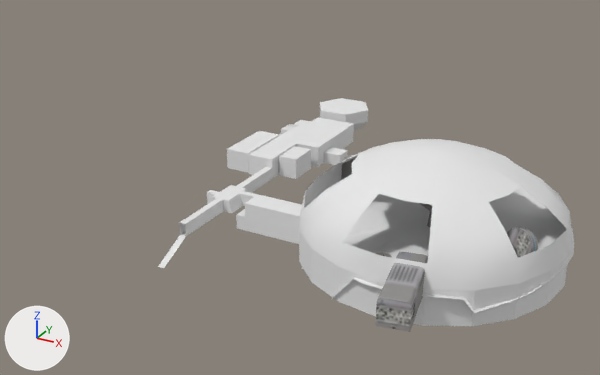
Before and after pictures for a commit that changed the OBJ model demo/Models/World_VisualModel.obj.
Camera for both pictures: a 50 mm lens placed at (351.0, -449.0, 290.0), pointed at (42.0, 113.0, 8.0). Arrows for +X, +Y and +Z are at lower left; the lights stay in place. Where no turn or scale is listed for an object, it has been applied to the vertices. Vertices at the same position are counted once.

In view in the first picture: 'World_VisualModel'.
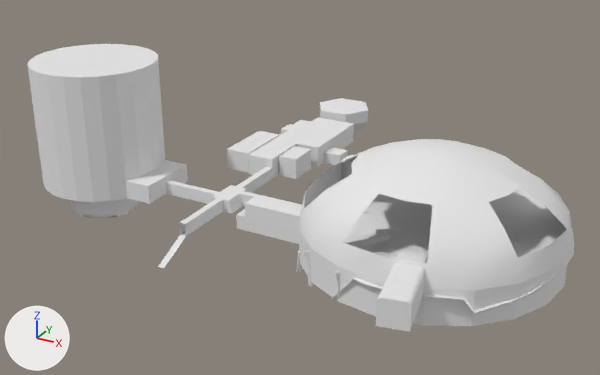
Scene script edits in JSON lines:
```json
{"block": "me_world_visualmodel", "where": "# used by ob_world_visualmodel; location = (0.0, 0.0, 0.0)"}
{"op": "remove", "block": "me_world_visualmodel", "code": "me_world_visualmodel.from_pydata(...)  # 2721 vertices, 3033 faces; spans x -45.0..270.0, y -49.0..310.0, z -15.0..72.0"}
{"op": "remove", "block": "me_world_visualmodel", "code": "me_world_visualmodel.materials.append(mat_lambert10sg)  # picture img_mechanicalbull_texture_png"}
{"op": "remove", "block": "me_world_visualmodel", "code": "me_world_visualmodel.materials.append(mat_lambert19sg)  # picture img_beigebag_texture_png"}
{"op": "add", "block": "me_world_visualmodel", "code": "me_world_visualmodel.from_pydata(...)  # 3061 vertices, 3324 faces; spans x -182.0..270.0, y -49.0..310.0, z -28.0..108.0"}
{"block": "me_world_visualmodel", "change": "me_world_visualmodel part 1: 7 loose pieces with 156 vertices, spanning x 140.0..252.0, y 1.0..113.0, z 3.0..35.0, are deleted"}
{"block": "me_world_visualmodel", "change": "me_world_visualmodel part 2: 4 vertices removed from x -17.0, y 61.0..67.0, z 1.0..12.0; 360 vertices added at x -182.0..-59.0, y 12.0..118.0, z -24.0..108.0"}
{"block": "me_world_visualmodel", "change": "me_world_visualmodel part 3: 128 vertices added at x 83.0..168.0, y -6.0..94.0, z -28.0..11.0"}
{"block": "me_world_visualmodel", "change": "me_world_visualmodel part 4: 798 faces spanning x 72.0..231.0, y -49.0..186.0, z 9.0..38.0 switch from mat_initialshadinggroup (picture img_portablecomputerterminal_texture_png) to mat_lambert2sg (white #e7e7e7)"}
```

Boxes [x1, y1, x2, y2] around the edits, measured in the pictures (600 x 375 px):
```json
{"object": "World_VisualModel", "change": "reshaped", "before": [158, 98, 574, 332], "after": [27, 44, 574, 332], "on screen": "31% wider, 23% taller"}
{"part": 1, "of": "me_world_visualmodel", "change": "deleted", "before": [419, 203, 538, 258]}
{"part": 2, "of": "me_world_visualmodel", "change": "built on", "before": [207, 190, 219, 204], "after": [27, 44, 219, 218]}
{"part": 3, "of": "me_world_visualmodel", "change": "added", "after": [297, 228, 401, 296]}
{"part": 4, "of": "me_world_visualmodel", "change": "recoloured", "before": [341, 155, 428, 332], "after": [341, 155, 428, 332], "on screen": "grey to white"}
```
